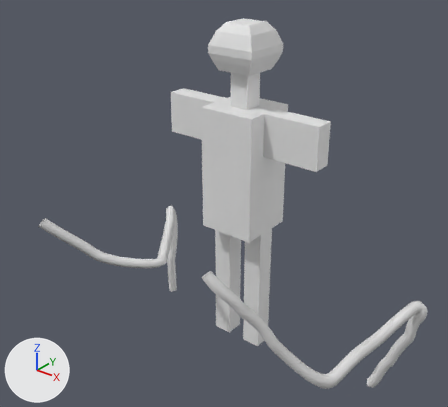
The Blender file VR-SketchPosing.blend, before and after one commit.
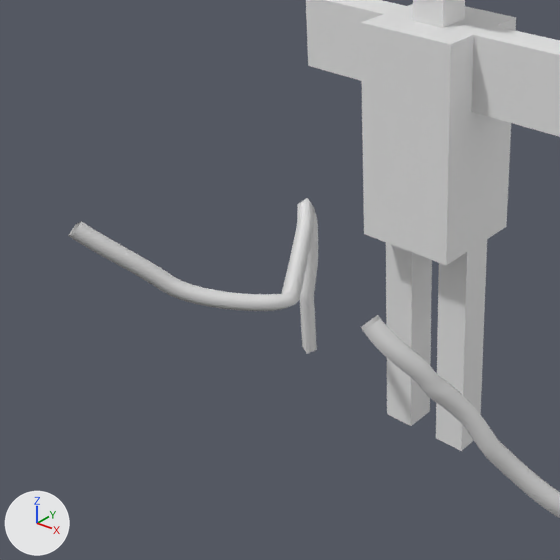
Each version is shown whole from a 50 mm camera at (2.95, -3.97, 3.85) aimed at (0.22, -0.55, 1.73), then close up on the part from 0% to 70% of the width and 23% to 100% of the height. The lights are fixed; the arrows at lower left show +X, +Y and +Z.

In view in the first close-up: 'Cube', 'StrokeObj', 'StrokeObj.001'.
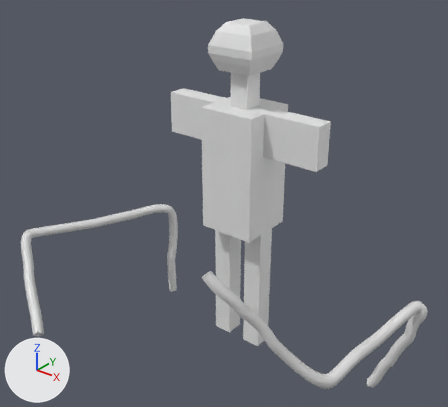
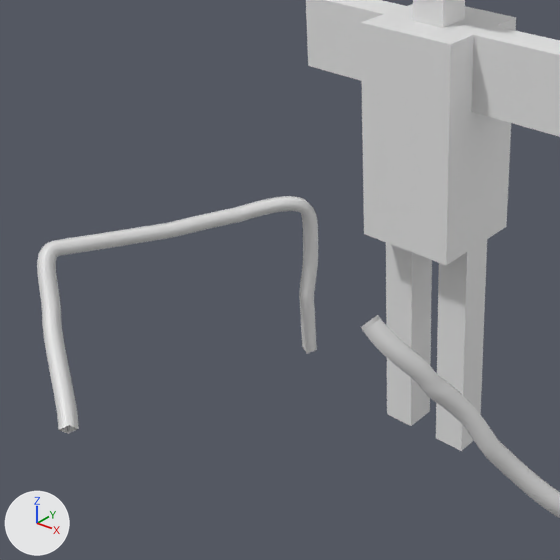
What changed in the scene script:
```text
Change cu_stroke:
    where _sp = cu_stroke.splines.new('BEZIER'); _sp.bezier_points.add(8)
    remove _sp.bezier_points.foreach_set('co', [-0.953, 0.0427, 0.132, -0.938, 0.0206, 0.508, -0.926, 0.0579, 0.818, -0.916, 0.0385, 1.053, -0.715, -0.201, 1.106, -0.482, -0.503, 1.104, -0.272, -0.774, 1.125, -0.563, -1.251, 1.316, -0.791, -1.529, 1.632])
    remove _sp.bezier_points.foreach_set('handle_left', [-0.956, 0.0438, 0.0735, -0.942, 0.0266, 0.425, -0.932, 0.059, 0.665, -0.92, 0.0654, 0.964, -0.81, -0.0771, 1.121, -0.542, -0.425, 1.105, -0.343, -0.682, 1.117, -0.478, -1.153, 1.193, -0.732, -1.464, 1.543])
    remove _sp.bezier_points.foreach_set('handle_right', [-0.951, 0.0377, 0.185, -0.936, 0.019, 0.567, -0.922, 0.0541, 0.919, -0.911, -0.000438, 1.176, -0.615, -0.33, 1.111, -0.423, -0.579, 1.109, -0.209, -0.855, 1.139, -0.626, -1.319, 1.41, -0.853, -1.597, 1.726])
    add _sp.bezier_points.foreach_set('co', [-0.953, 0.0427, 0.132, -0.938, 0.0206, 0.508, -0.926, 0.0579, 0.818, -0.916, 0.0385, 1.053, -1.123, -0.297, 1.106, -1.277, -0.646, 1.104, -1.528, -1.17, 1.133, -1.326, -1.383, 0.895, -0.845, -1.678, 0.628])
    add _sp.bezier_points.foreach_set('handle_left', [-0.956, 0.0438, 0.0735, -0.942, 0.0266, 0.425, -0.932, 0.059, 0.665, -0.92, 0.0654, 0.964, -1.059, -0.155, 1.121, -1.237, -0.556, 1.105, -1.481, -1.064, 1.126, -1.445, -1.282, 0.983, -0.931, -1.607, 0.687])
    add _sp.bezier_points.foreach_set('handle_right', [-0.951, 0.0377, 0.185, -0.936, 0.019, 0.567, -0.922, 0.0541, 0.919, -0.911, -0.000438, 1.176, -1.188, -0.446, 1.111, -1.316, -0.733, 1.109, -1.553, -1.271, 1.146, -1.236, -1.458, 0.834, -0.755, -1.752, 0.567])
```

Location of each change, [x1, y1, x2, y2] in pixels of the close-ups (560 x 560 px):
'StrokeObj', reshaped (12% wider, 53% taller): before [68, 198, 318, 353]; after [37, 196, 318, 434]
